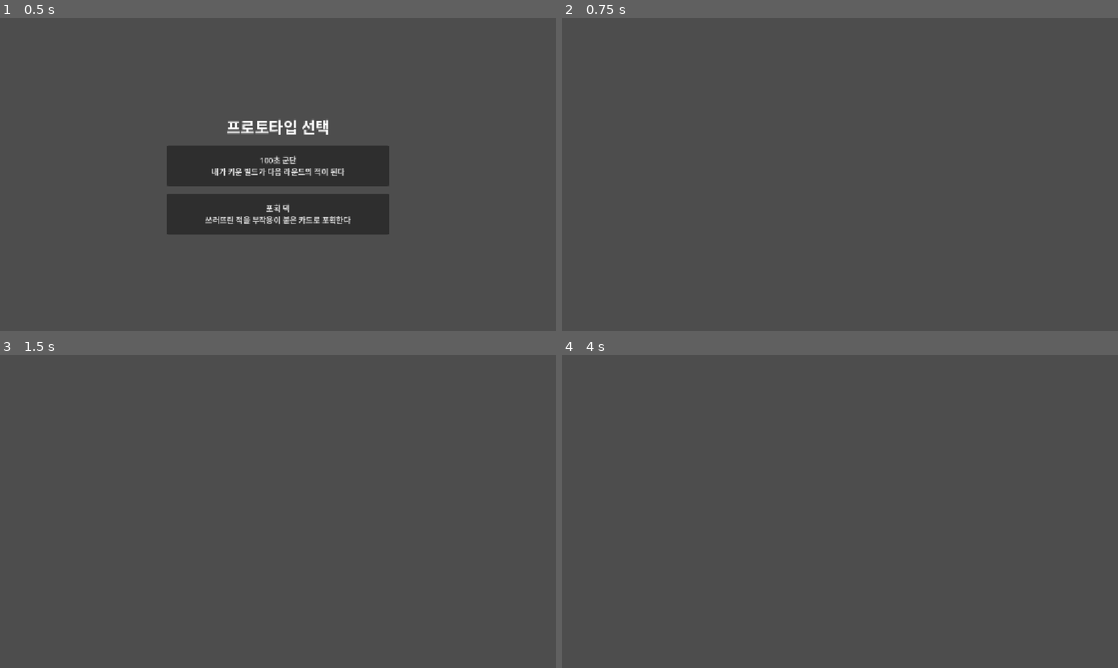
Above: before the commit, frames 1-4 (two rows, left to right).
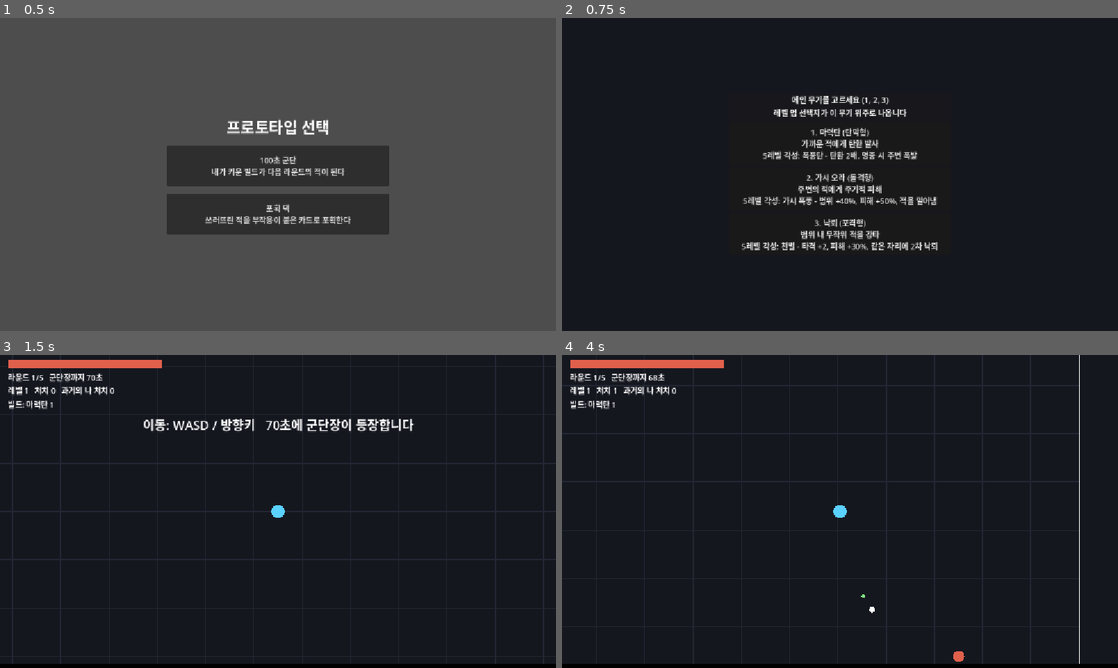
Above: after the commit, the same moments.

Repository: kimpro4214/100sec-corps
Game: Godot game, scene res://main_menu.tscn
Same seed, same stepped clock (60 frames per second), same inputs: the game is played once before the commit and once after it.
Inputs (mouse positions are in pixels of both pictures, inside the frame that each line leads up to):
- Up to frame 1 (0.5 s): no input
- Up to frame 2 (0.75 s): click "100초 군단 내가 키운 빌드가 다음 라운드의 적이 …" at 0.5 s
- Up to frame 3 (1.5 s): click (278, 480) at 1.25 s, where only the run after the commit has a clickable "1. 마력탄 (탄막형) 가까운 적에게 탄환 발사 5레…"
- Up to frame 4 (4 s): tap Enter at 2 s; hold D 2.03-2.78 s; tap 1 at 2.1, 2.85, 3.6 s; tap Space at 2.27, 2.75, 3.02 s; hold S 2.78-3.53 s; hold D from 3.53 s (still down)

Frame 1 is identical in both runs. In frame 2, 99% of the frame differs, in the area x 0-100%, y 0-100%; in frame 3, 100%; in frame 4, 100%.
Error before the commit: Parse Error: Too few arguments for "new()" call. Expected at least 3 but received 2. (res://legion/game/legion_game.gd:42)

Commit message:
feat: 100초 군단 시작 무기 선택과 각성 UI 구현

Diff:
--- a/legion/game/legion_game.gd
+++ b/legion/game/legion_game.gd
@@ -13,6 +13,8 @@
 const COLOR_GEM := Color("7ee081")
 const COLOR_HOSTILE := Color("ff5d8f")
 const COLOR_BOSS := Color("d7263d")
+const COLOR_AWAKEN := Color("ffe066")
+const MAIN_WEAPONS := ["bolt", "aura", "lightning"]
 
 var data: Dictionary
 var sim
@@ -21,6 +23,7 @@
 var effects: Array = []
 var banner_time := 0.0
 
+var start_panel: PanelContainer
 var hud: Label
 var build_label: Label
 var banner: Label
@@ -39,14 +42,44 @@
 
 
 func _start_run() -> void:
-	sim = LegionSim.new(data, randi())
-	sim.record_events = true
-	acc = 0.0
+	sim = null
 	effects = []
+	hud.text = ""
+	build_label.text = ""
 	end_panel.hide()
 	choice_panel.hide()
 	summary_panel.hide()
+	banner.hide()
+	start_panel.show()
+	queue_redraw()
+
+
+func _begin_run(main_id: String) -> void:
+	sim = LegionSim.new(data, randi(), main_id)
+	sim.record_events = true
+	acc = 0.0
+	start_panel.hide()
 	_show_banner("이동: WASD / 방향키   70초에 군단장이 등장합니다")
+
+
+func _build_start_panel(root: Control) -> void:
+	start_panel = _centered_panel(root)
+	var box := VBoxContainer.new()
+	box.add_theme_constant_override("separation", 10)
+	start_panel.add_child(box)
+	var title := Label.new()
+	title.text = "메인 무기를 고르세요 (1, 2, 3)\n레벨 업 선택지가 이 무기 위주로 나옵니다"
+	title.horizontal_alignment = HORIZONTAL_ALIGNMENT_CENTER
+	box.add_child(title)
+	for i in MAIN_WEAPONS.size():
+		var weapon: Dictionary = data.weapons[MAIN_WEAPONS[i]]
+		var button := Button.new()
+		button.text = "%d. %s (%s)\n%s\n5레벨 각성: %s - %s" % [
+			i + 1, weapon.name, data.ghost.behaviors[MAIN_WEAPONS[i]].name, weapon.desc, weapon.awaken.name, weapon.awaken.desc,
+		]
+		button.custom_minimum_size = Vector2(460, 84)
+		button.pressed.connect(_begin_run.bind(MAIN_WEAPONS[i]))
+		box.add_child(button)
 
 
 func _build_ui() -> void:
@@ -72,6 +105,8 @@
 	banner.position.y = 124
 	banner.add_theme_font_size_override("font_size", 26)
 	root.add_child(banner)
+
+	_build_start_panel(root)
 
 	choice_panel = _centered_panel(root)
 	choice_box = VBoxContainer.new()
@@ -126,6 +161,10 @@
 		return
 	if event.physical_keycode == KEY_ESCAPE:
 		_to_menu()
+	elif sim == null:
+		var main_index: int = event.physical_keycode - KEY_1
+		if main_index >= 0 and main_index < MAIN_WEAPONS.size():
+			_begin_run(MAIN_WEAPONS[main_index])
 	elif not sim.pending_choices.is_empty():
 		var index: int = event.physical_keycode - KEY_1
 		if index >= 0 and index < sim.pending_choices.size():
@@ -135,6 +174,8 @@
 
 
 func _process(delta: float) -> void:
+	if sim == null:
+		return
 	acc += delta
 	while acc >= sim.tick:
 		acc -= sim.tick
@@ -173,6 +214,10 @@
 		match event.type:
 			"aura":
 				effects.append({"kind": "ring", "pos": event.pos, "radius": event.radius, "time": 0.2, "max": 0.2, "color": COLOR_HOSTILE if event.hostile else COLOR_PLAYER})
+			"burst":
+				effects.append({"kind": "ring", "pos": event.pos, "radius": event.radius, "time": 0.2, "max": 0.2, "color": COLOR_AWAKEN})
+			"awaken":
+				_show_banner("각성! %s" % event.name)
 			"lightning":
 				effects.append({"kind": "bolt", "pos": event.pos, "radius": event.radius, "time": 0.25, "max": 0.25, "color": Color.WHITE})
 			"ghost":
@@ -220,13 +265,25 @@
 
 func _build_text(target_build: Dictionary) -> String:
 	var parts: Array = []
+	var main_id: String = target_build.main
+	if sim.is_awakened(target_build):
+		parts.append("각성 %s" % data.weapons[main_id].awaken.name)
+	else:
+		parts.append("%s %d" % [data.weapons[main_id].name, int(target_build.weapons[main_id])])
 	for weapon_id in sim.WEAPON_IDS:
-		if int(target_build.weapons[weapon_id]) > 0:
+		if weapon_id != main_id and int(target_build.weapons[weapon_id]) > 0:
 			parts.append("%s %d" % [data.weapons[weapon_id].name, int(target_build.weapons[weapon_id])])
+	for trait_id in data.traits:
+		if int(target_build.traits[trait_id]) > 0:
+			parts.append("%s %d" % [data.traits[trait_id].name, int(target_build.traits[trait_id])])
 	for upgrade_id in sim.UPGRADE_IDS:
 		if int(target_build.upgrades[upgrade_id]) > 0:
 			parts.append("%s %d" % [data.upgrades[upgrade_id].name, int(target_build.upgrades[upgrade_id])])
 	return " / ".join(parts)
+
+
+func _preview_text(preview: Dictionary) -> String:
+	return "%s%s, 체력 %d" % ["각성한 " if preview.awakened else "", preview.behavior, int(preview.hp)]
 
 
 func _show_choices() -> void:
@@ -242,11 +299,17 @@
 		var def: Dictionary = sim.option_def(option_id)
 		var preview: Dictionary = sim.ghost_preview(option_id)
 		var button := Button.new()
-		button.text = "%d. %s  Lv%d → %d\n%s\n과거의 나: %s, 체력 %d" % [
-			i + 1, def.name, sim.option_level(option_id), sim.option_level(option_id) + 1, def.desc,
-			preview.behavior, int(preview.hp),
+		var label: String = def.name
+		var desc: String = def.desc
+		if sim.is_awakening_option(option_id):
+			label = "각성! %s → %s" % [def.name, def.awaken.name]
+			desc = def.awaken.desc
+		button.text = "%d. %s  Lv%d → %d\n%s\n과거의 나: %s" % [
+			i + 1, label, sim.option_level(option_id), sim.option_level(option_id) + 1, desc, _preview_text(preview),
 		]
-		button.custom_minimum_size = Vector2(400, 78)
+		button.custom_minimum_size = Vector2(440, 78)
+		if sim.is_awakening_option(option_id):
+			button.add_theme_color_override("font_color", COLOR_AWAKEN)
 		button.pressed.connect(_choose.bind(i))
 		choice_box.add_child(button)
 	choice_panel.show()
@@ -263,8 +326,8 @@
 	var summary: Dictionary = sim.round_summary
 	var preview: Dictionary = sim.ghost_preview("")
 	var bonus := "제한 시간 안에 처치! 보너스 레벨 업 획득" if summary.in_time else "제한 시간 초과: 보너스 없음"
-	summary_label.text = "라운드 %d 돌파!\n군단장 처치 %d초   %s\n\n이번 빌드\n%s\n\n다음 라운드에 돌아오는 과거의 나\n%s, 체력 %d" % [
-		summary.round, int(summary.fight_time), bonus, _build_text(sim.build), preview.behavior, int(preview.hp),
+	summary_label.text = "라운드 %d 돌파!\n군단장 처치 %d초   %s\n\n이번 빌드\n%s\n\n다음 라운드에 돌아오는 과거의 나\n%s" % [
+		summary.round, int(summary.fight_time), bonus, _build_text(sim.build), _preview_text(preview),
 	]
 	summary_panel.show()
 
@@ -284,6 +347,9 @@
 
 func _draw() -> void:
 	var view := get_viewport_rect().size
+	if sim == null:
+		draw_rect(Rect2(Vector2.ZERO, view), COLOR_BG)
+		return
 	var alpha: float = clampf(acc / sim.tick, 0.0, 1.0)
 	var player: Vector2 = sim.player_prev.lerp(sim.player_pos, alpha)
 	camera = player - view * 0.5
@@ -293,8 +359,9 @@
 	for gem in sim.gems:
 		draw_circle(gem.pos, 4.0, COLOR_GEM)
 	for strike in sim.strikes:
-		draw_arc(strike.pos, strike.radius, 0.0, TAU, 48, COLOR_HOSTILE, 3.0)
-		draw_circle(strike.pos, strike.radius, Color(COLOR_HOSTILE, 0.15))
+		var strike_color := COLOR_HOSTILE if strike.hostile else COLOR_AWAKEN
+		draw_arc(strike.pos, strike.radius, 0.0, TAU, 48, strike_color, 3.0)
+		draw_circle(strike.pos, strike.radius, Color(strike_color, 0.15))
 	_draw_auras(player)
 	_draw_boss_telegraph()
 	for enemy in sim.enemies:
@@ -308,7 +375,8 @@
 		else:
 			draw_circle(effect.pos, effect.radius, Color(effect.color, 0.5 * fade))
 			draw_line(effect.pos + Vector2(0, -500), effect.pos, Color(effect.color, fade), 3.0)
-	draw_circle(player, float(data.player.radius), Color.WHITE if sim.player_flash > 0.0 else COLOR_PLAYER)
+	var player_color := COLOR_AWAKEN if sim.is_awakened(sim.build) else COLOR_PLAYER
+	draw_circle(player, float(data.player.radius), Color.WHITE if sim.player_flash > 0.0 else player_color)
 	draw_set_transform(Vector2.ZERO)
 	_draw_bars(view)
 
@@ -322,17 +390,13 @@
 	draw_rect(Rect2(Vector2.ZERO, size), Color.WHITE, false, 2.0)
 
 
-func _aura_radius(aura_level: int) -> float:
-	return float(data.weapons.aura.radius) + float(data.weapons.aura.radius_per_level) * (aura_level - 1)
-
-
 func _draw_auras(player: Vector2) -> void:
-	var aura_level: int = sim.build.weapons.aura
-	if aura_level > 0:
-		draw_circle(player, _aura_radius(aura_level), Color(COLOR_PLAYER, 0.08))
+	if int(sim.build.weapons.aura) > 0:
+		var color := COLOR_AWAKEN if sim.main_weapon == "aura" and sim.is_awakened(sim.build) else COLOR_PLAYER
+		draw_circle(player, sim.weapon_stats("aura", sim.build).radius, Color(color, 0.08))
 	for enemy in sim.enemies:
 		if enemy.kind == "ghost" and int(enemy.build.weapons.aura) > 0:
-			draw_circle(enemy.pos, _aura_radius(int(enemy.build.weapons.aura)), Color(COLOR_HOSTILE, 0.12))
+			draw_circle(enemy.pos, sim.weapon_stats("aura", enemy.build).radius * float(data.weapons.aura.hostile_radius_mult), Color(COLOR_HOSTILE, 0.12))
 
 
 func _draw_boss_telegraph() -> void:
@@ -357,7 +421,7 @@
 		"runner":
 			color = COLOR_RUNNER
 		"ghost":
-			color = COLOR_GHOST
+			color = COLOR_AWAKEN if sim.is_awakened(enemy.build) else COLOR_GHOST
 		"boss":
 			color = COLOR_BOSS
 	draw_circle(pos, enemy.radius, Color.WHITE if enemy.flash > 0.0 else color)
